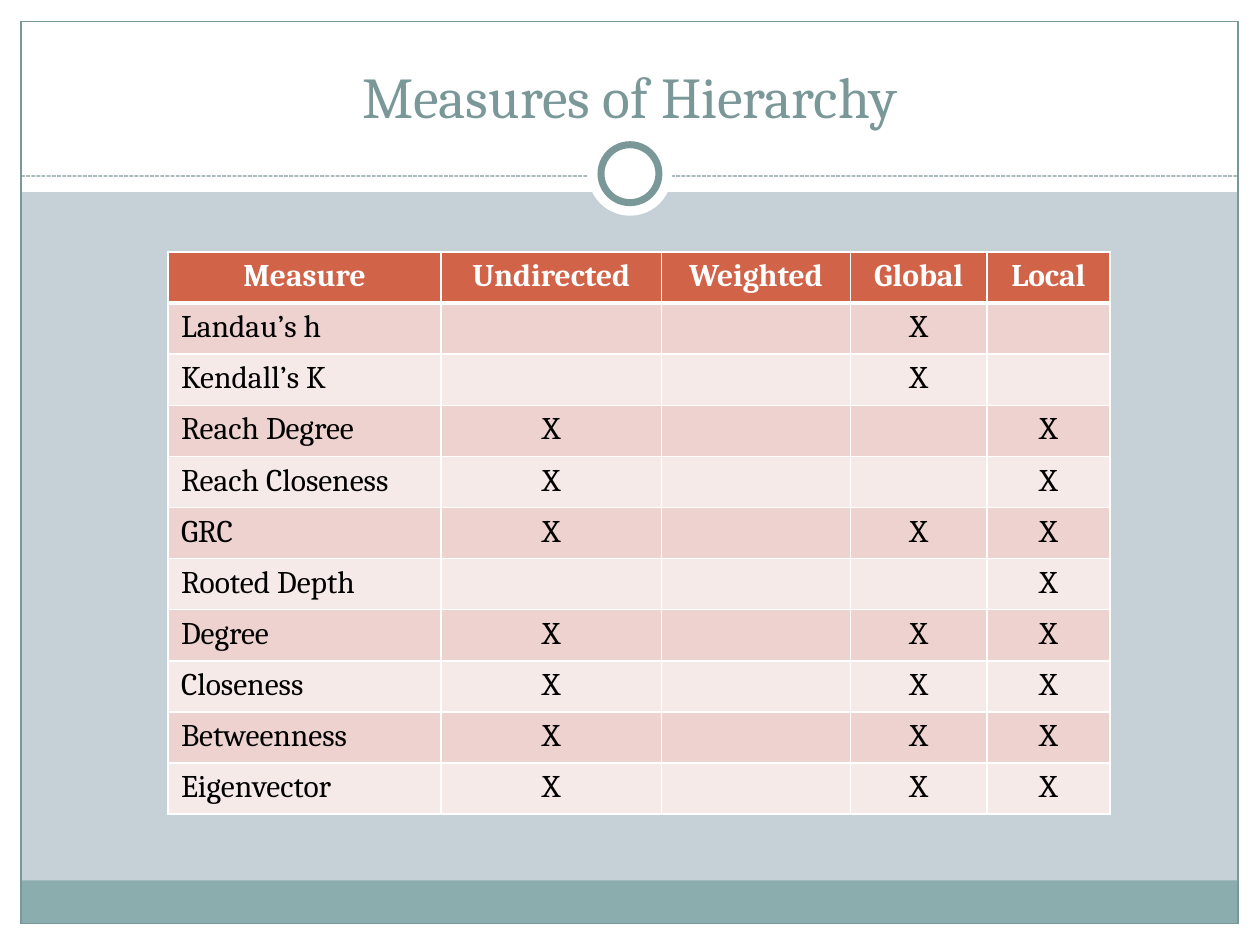
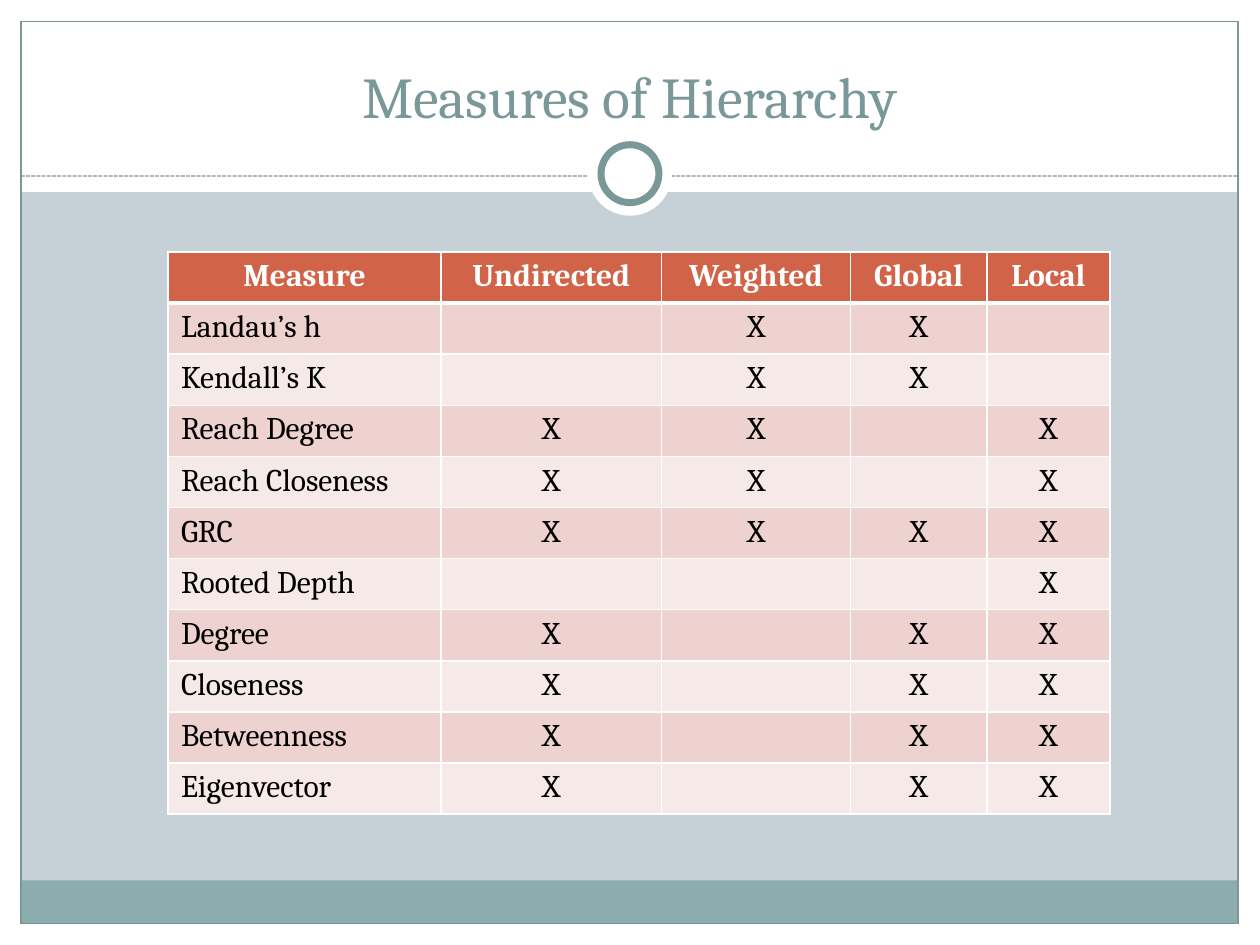
Before and after one commit to matthewjdenny/Hierarchy_In_Networks, a slide deck: slide 3 of Presentation/Oct21/Slides_10.21.pptx. Drawn at 1260x945 pixels with LibreOffice and Linux fonts; fonts in the diff are those of the drawing. Boxes give left, top, right and bottom in pixels: in the first picture for what was removed or moved away, otherwise in the second. Text is boxed around its words. In the diff, an @@ line names an element or a change of style, - is before the commit and + after.

```diff
--- a/Presentation/Oct21/Slides_10.21.pptx
+++ b/Presentation/Oct21/Slides_10.21.pptx
@@ table at box(168, 252, 1110, 814) @@
-row 2, column 3: 
+row 2, column 3: X
-row 3, column 3: 
+row 3, column 3: X
-row 4, column 3: 
+row 4, column 3: X
-row 5, column 3: 
+row 5, column 3: X
-row 6, column 3: 
+row 6, column 3: X
```
Also in this commit, not shown: 2 other slides changed, 8 other files.
